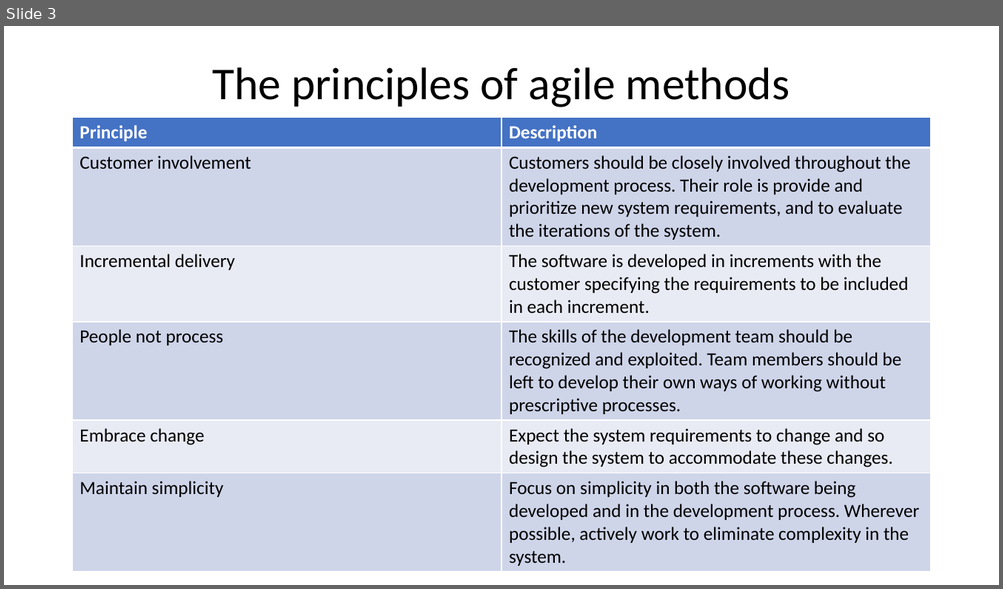
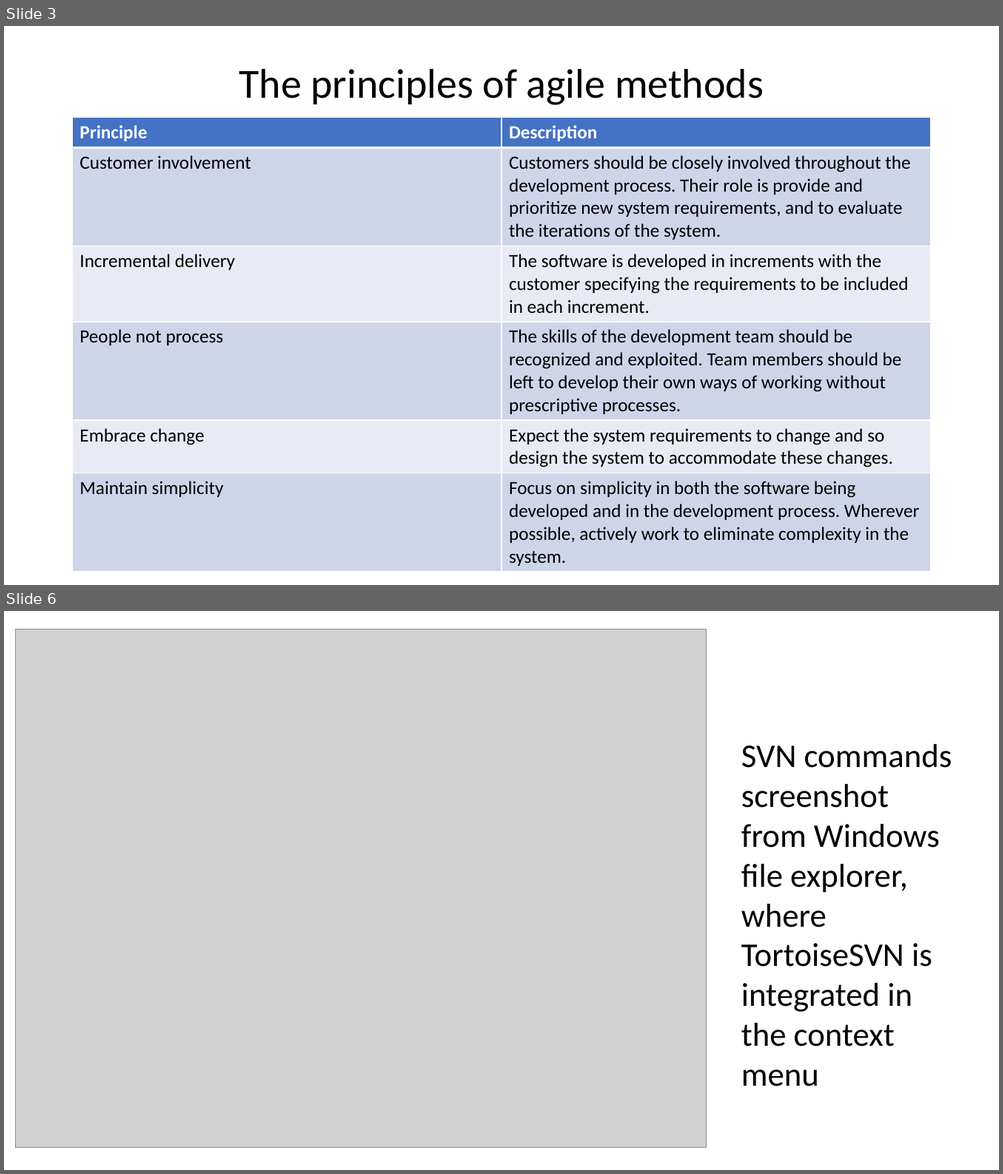
Before and after one commit to crioflorido/AgileSoftwareDevelopment, a slide deck: Agile Development.pptx. Shown one above the other, each under a label of ours: slide 3 before the commit, slides 3 and 6 after it; the slides between them are not shown. The pictures are 1003x589 and 1003x1174 pixels, drawn with LibreOffice and Linux fonts; fonts in the diff are those of the drawing; grey boxes stand for pictures. Boxes give left, top, right and bottom in pixels: in the first picture for what was removed or moved away, otherwise in the second. Text is boxed around its words. In the diff, an @@ line names an element or a change of style, - is before the commit and + after.

```diff
--- a/Agile Development.pptx
+++ b/Agile Development.pptx
@@ slide 6 added at (4, 611, 999, 1170), background #FFFFFF @@
@@ picture added at (15, 629, 706, 1148) @@
@@ text added at (741, 744, 952, 1087), 32 pt, text #000000 @@
+SVN commands screenshot from Windows file explorer, where TortoiseSVN is integrated in the context menu
@@ slide 3 changed as well @@
@@ title "The principles of agile methods" at (239, 69, 763, 105): size 44 to 40 pt @@
```
Also in this commit, not shown: 1 other slide changed, 6 other slides added, 1 slide removed, 4 other files.
